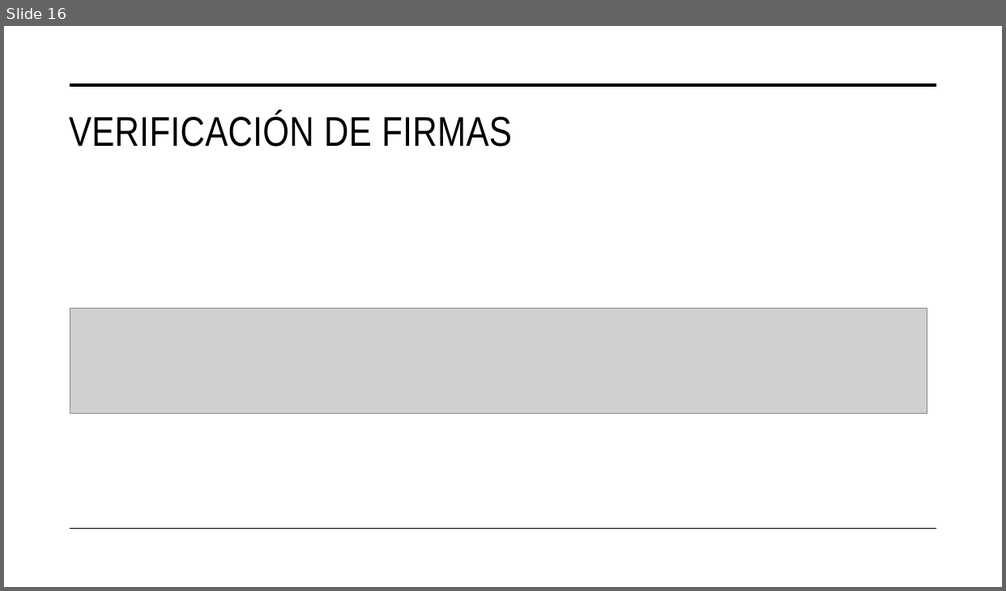
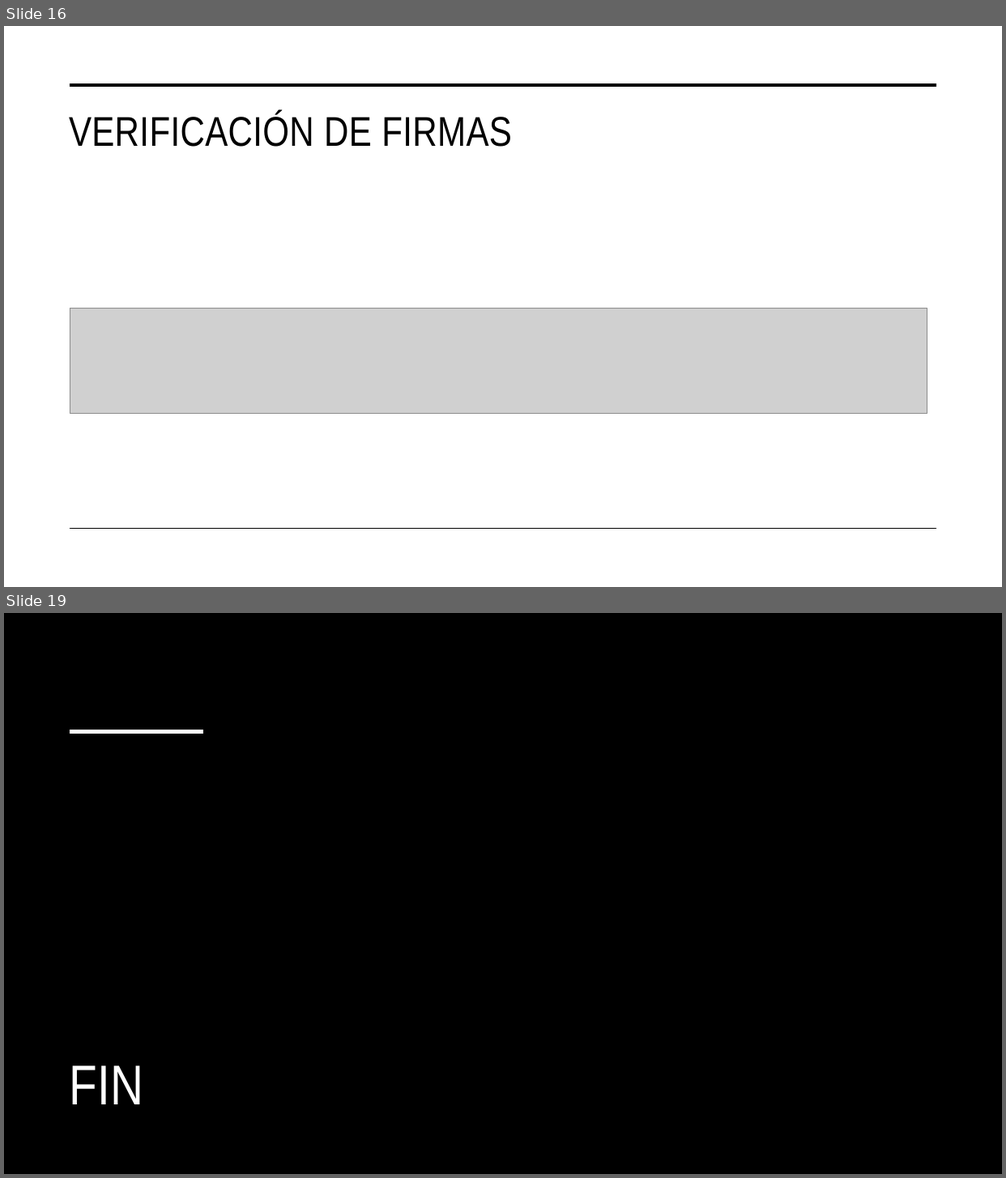
Before and after one commit to hombrefrustrado/criptografia-presentaci-n, a slide deck: Criptografía taller práctico.pptx. Shown one above the other, each under a label of ours: slide 16 before the commit, slides 16 and 19 after it; the slides between them are not shown. The pictures are 1006x591 and 1006x1178 pixels, drawn with LibreOffice and Linux fonts; fonts in the diff are those of the drawing; grey boxes stand for pictures; background and template pictures are left out. Boxes give left, top, right and bottom in pixels: in the first picture for what was removed or moved away, otherwise in the second. Text is boxed around its words. In the diff, an @@ line names an element or a change of style, - is before the commit and + after.

```diff
--- a/Criptografía taller práctico.pptx
+++ b/Criptografía taller práctico.pptx
@@ slide 19 added at (x1=4, y1=613, x2=1002, y2=1174), background picture (left out) @@
@@ rectangle added at (x1=4, y1=613, x2=559, y2=1174), fill gradient #000000 @@
@@ line added from (70, 731) to (204, 731), #FFFFFF 3.5 pt @@
@@ title added at (x1=69, y1=1066, x2=143, y2=1105), 54 pt, text #FFFFFF @@
+FIN
```
Also in this commit, not shown: 4 slides changed, 2 other slides added, 2 other files.
